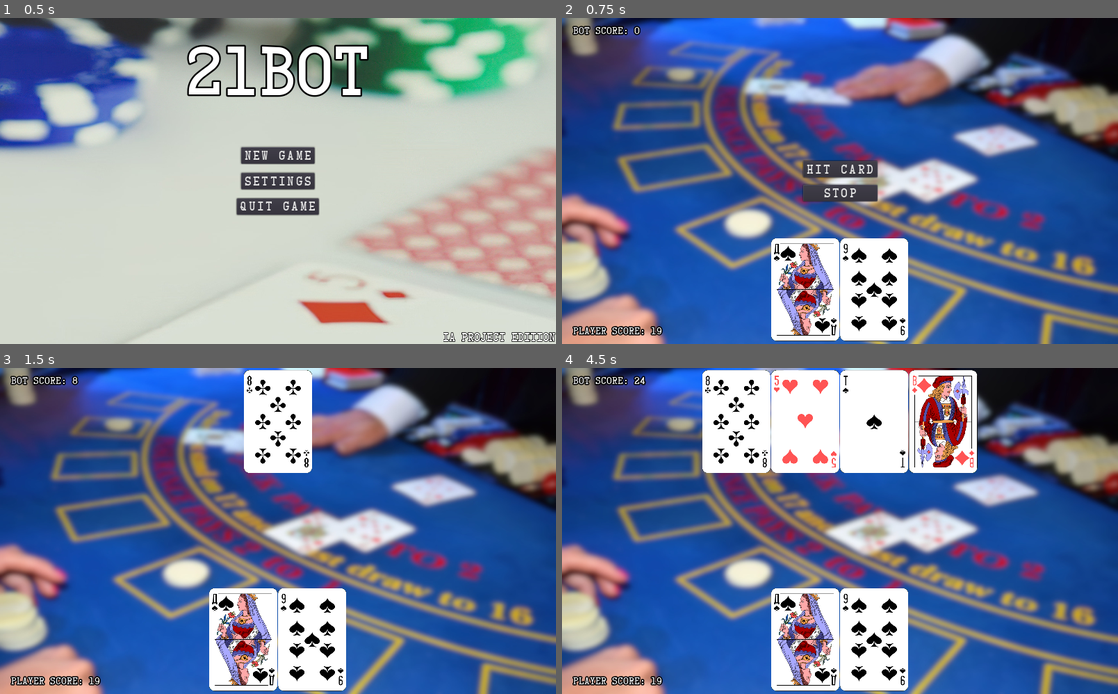
Above: before the commit, frames 1-4 (two rows, left to right).
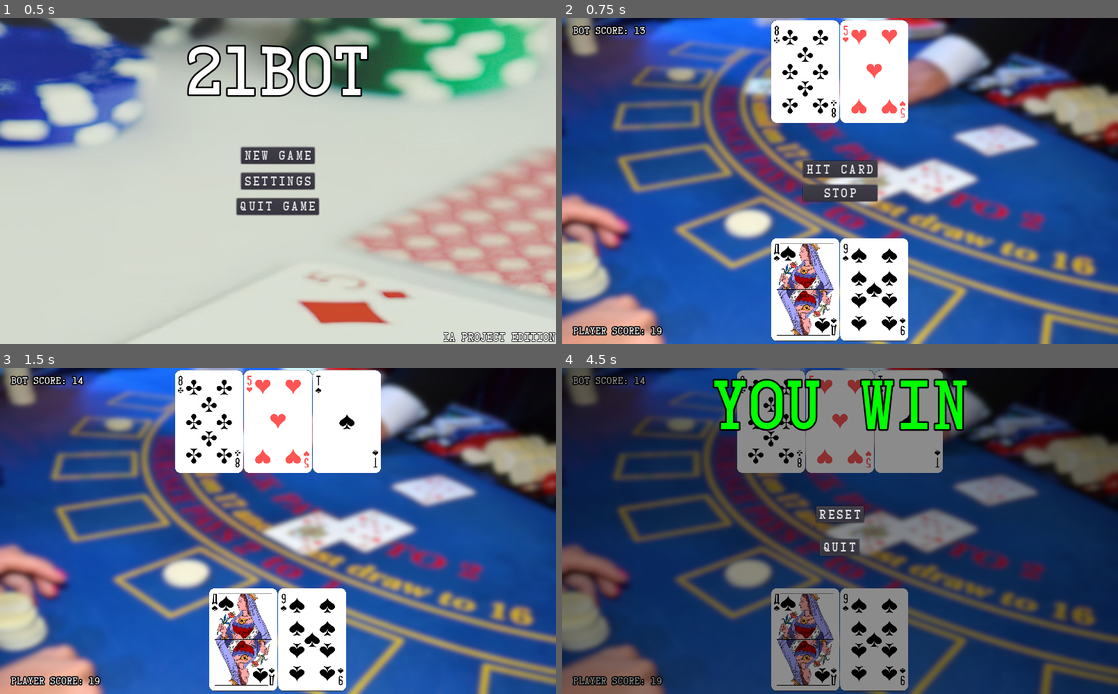
Above: after the commit, the same moments.

Repository: Green-Tortoises/21bot
Game: Godot game, scene res://Menus/MainMenu.tscn
Two runs of this game, one before a commit and one after it. Both use one fixed random seed, a clock stepped at 60 frames per second and the inputs below.
Inputs:
- Up to frame 1 (0.5 s): no input
- Up to frame 2 (0.75 s): click "New Game" at 0.5 s
- Up to frame 3 (1.5 s): click "Stop" at 1.25 s
- Up to frame 4 (4.5 s): tap Enter at 2 s; tap Space at 4.25 s

Frame 1 is identical in both runs. In frame 2, 7.8% of the frame differs, in the area x 12-63%, y 0-33%; in frame 3, 8.5%; in frame 4, 94%, in the area x 0-100%, y 0-100%.

Commit message:
feat: versao entrega para o Canvas

Diff:
--- a/21bot/Cards/Card.gd
+++ b/21bot/Cards/Card.gd
@@ -49,3 +49,19 @@
 
 func _set_card() -> void:
 	card_sprite.frame = curr_card_suit * 13 + curr_card_type
+
+func toMap() -> Dictionary:
+
+	var card_value = convert_card_value_to_int(curr_card_type)
+
+	if curr_card_type == CardType.Ace:
+		card_value = 11
+
+	return {
+		"type"  : curr_card_type,
+		"suit"  : CardSuits.keys()[curr_card_suit],
+		"value" : card_value
+	}
+
+static func convert_card_value_to_int(card_value):
+	return int(min(card_value,9) + 1)
--- a/21bot/Players/Player.gd
+++ b/21bot/Players/Player.gd
@@ -12,13 +12,13 @@
 
 var number_of_cards = 0
 
-func _ready():
-	pass # Replace with function body.
+var cards_list = [] setget , get_cards_list
 
 func remove_cards():
 
 	self.minimum_score = 0
 	self.maximum_score = 0
+	cards_list.clear()
 
 	for card in cards.get_children():
 		cards.remove_child(card)
@@ -26,14 +26,14 @@
 
 func add_card(card : Card) -> String:
 
-	print(number_of_cards)
 	cards.add_child(card)
+	cards_list.append(card.toMap())
 	number_of_cards += 1
 	cards.alignment = 1 # AlignCenter
 
 	var card_type = card.get_card_type()
 
-	var card_score = convert_card_value_to_int(card_type)
+	var card_score = Card.convert_card_value_to_int(card_type)
 
 	if card_type == Card.CardType.Ace:
 
@@ -70,6 +70,21 @@
 
 	return scoreboard
 
+func get_cards_list():
+	return cards_list.duplicate(true)
 
-func convert_card_value_to_int(card_value):
-	return int(min(card_value,9) + 1)
+func get_hand_value():
+	var sum = 0
+
+	for card in cards_list:
+		sum += card["value"]
+
+	return sum
+
+func get_hand_value_list():
+	var cards = []
+
+	for card in cards_list:
+		cards.append(card["value"])
+
+	return cards
--- a/21bot/Scenes/GameScene.gd
+++ b/21bot/Scenes/GameScene.gd
@@ -34,8 +34,15 @@
 
 	set_deck_of_cards()
 
+	_initial_draw()
+
+func _initial_draw():
+
 	_add_card_to_player()
 	_add_card_to_player()
+
+	_add_card_to_bot()
+	_add_card_to_bot()
 
 func _reset_game():
 
@@ -49,8 +56,7 @@
 
 	options_buttons_box.visible = true
 
-	_add_card_to_player()
-	_add_card_to_player()
+	_initial_draw()
 
 """
 Player functions
@@ -69,7 +75,7 @@
 """
 func start_bot_turn():
 
-	while bot.maximum_score < 21 and bot.maximum_score <= player.maximum_score:
+	while ModelController.predict(bot,player) == ModelController.Actions.Hit:
 		_add_card_to_bot()
 		yield(get_tree().create_timer(GameSettings.card_timer), "timeout")
 
--- a/21bot/Singleton/AI/ModelController.gd
+++ b/21bot/Singleton/AI/ModelController.gd
@@ -1,29 +1,196 @@
 extends Node
 
 enum AiModels {
-	Expectiminimax,
-	Genetic_Algorithm
+	Expectimax,
 	Counting_Card
 }
 
-const AI_FOLDER = "AI"
+enum Actions {
+	Hit,
+	Stand
+}
 
-var selected_model = AiModels.Expectiminimax
+enum Agents {
+	player,
+	enemy
+}
 
-# Called when the node enters the scene tree for the first time.
-func _ready():
-	pass # Replace with function body.
+const AI_FOLDER = "Singleton/AI"
 
-func predict():
-	pass
+var selected_model = AiModels.Expectimax
 
+func predict(player : Player, opponent : Player):
+
+	var movement = Actions.Hit
+
+	match selected_model:
+
+		AiModels.Expectimax:
+
+			movement = expectimax(player,opponent)
+
+		AiModels.Counting_Card:
+
+			movement = counting_card(player,opponent)
+
+	return movement
+
+"""
 func run_ai():
 	var python_script_path = AI_FOLDER + "/" + str(AiModels.keys()[selected_model]) + ".py"
 	var python_output = []
-	var python_arguments = ["kkkkk olha o corno", ":-)"]
+	var python_arguments = [1,2]
 	var err = OS.execute("python", [python_script_path,python_arguments], true, python_output, true)
 
 	if err != 0:
 		printerr("ERROR! no such python script: ", python_script_path, " exist")
 
 	return python_output
+"""
+"""
+Expectimax
+"""
+
+func expectimax(player : Player,opponent : Player ):
+
+	# Average value of a card in a deck
+	var average_value = float(4*(1+2+3+4+5+6+7+8+9+10*4))/float(52)
+
+	var dealer_hand_value = opponent.get_hand_value()
+
+	while dealer_hand_value < 17:
+		dealer_hand_value += average_value
+
+	var player_hand       = player.cards_list
+	var player_hand_value = player.get_hand_value()
+
+	var result = overall(player_hand_value,Agents.player,false,dealer_hand_value)
+	var action = 0
+
+	if len(result) > 1:
+		action = result[1]
+	else :
+		action = abs(result[0])
+
+	return action
+
+func overall(state, agent, pStand, dealerVal):
+	if pStand or state > 21:
+		var pBust = state > 21
+		if pBust:
+			return [-1]
+		elif dealerVal > 21:
+			return [1]
+		elif dealerVal > state:
+			return [-1]
+		elif state > dealerVal:
+			return [1]
+		else:
+			return [0]
+
+	if agent == Agents.player:
+		return max_value(state, agent, pStand, dealerVal)
+	else:
+		return expected_value(state, agent, pStand, dealerVal)
+
+func max_value(state, agent, pStand, dealerVal):
+	# initialize a highschore (in a list so we can add optimal action)
+	var highScore = [-2.802597e-45]
+
+	var actions = Actions.values()
+
+	# keep the max action score of the actions
+	for action in actions:
+		var nS = generate_successor(state, pStand, action)
+		var score = overall(nS[0], 1, nS[1], dealerVal)
+		if score[0] >= highScore[0]:
+			highScore = [score[0], action]
+	return highScore
+
+func expected_value(state, agent, pStand, dealerVal):
+	var highScore = [0]
+
+	var actions = Actions.values()
+
+	# accumulate expected val of actions
+	for action in actions:
+		var nS = generate_successor(state, pStand, action)
+		var score = overall(nS[0], 1, nS[1], dealerVal)
+		highScore[0] += float(score[0])/float(len(actions))
+		# print(state.getPlayerHands() == og, '****')
+	return highScore
+
+func generate_successor(state, pStand, action):
+	var averageValue = float(4*(1+2+3+4+5+6+7+8+9+10*4))/float(52)
+	var newState = 0
+	var newStand = 0
+	if action == Actions.Hit:
+		newState = state + averageValue
+		newStand = pStand
+	if action == Actions.Stand:
+		newStand = true
+		newState = state
+	return [newState, newStand]
+
+"""
+Counting Card with Hi-low
+"""
+
+var CARD_VALUES = [ 1,
+	1,
+	1,
+	1,
+	1,
+	0,
+	0,
+	0,
+	-1,
+	-1,
+	-1,
+	-1,
+]
+
+func counting_card(player : Player,opponent : Player):
+	return player_move(player.cards_list, 21, card_counter(player.cards_list), opponent.cards_list)
+
+func card_counter(hand):
+	var count = 0
+	for card in hand:
+		count += CARD_VALUES[card["type"]]
+	return count
+
+func hand_total(hand):
+	var sum = 0
+
+	for card in hand:
+		sum += card["value"]
+
+	return sum
+
+func player_move(player_hand, limit, true_count, dealer_hand):
+
+	var dtotal = hand_total(dealer_hand)
+
+	var player_hand_total = hand_total(player_hand)
+
+	if true_count > 0:
+		if player_hand_total >= limit:
+			return Actions.Stand
+		elif player_hand_total  < limit:
+			return Actions.Hit
+		elif dtotal >= 10:
+			return Actions.Stand
+
+	elif true_count < 0:
+		if player_hand_total <= limit:
+			return Actions.Hit
+		elif player_hand_total > limit:
+			return Actions.Stand
+		elif dtotal < 10:
+			return Actions.Hit
+
+	else:
+		if player_hand_total >= 17:
+			return Actions.Stand
+		elif player_hand_total < 17:
+			return Actions.Hit
Not shown, removed: 21bot/Singleton/AI/Counting_Card.py
Not shown, removed: 21bot/Singleton/AI/Expectiminmax.py
